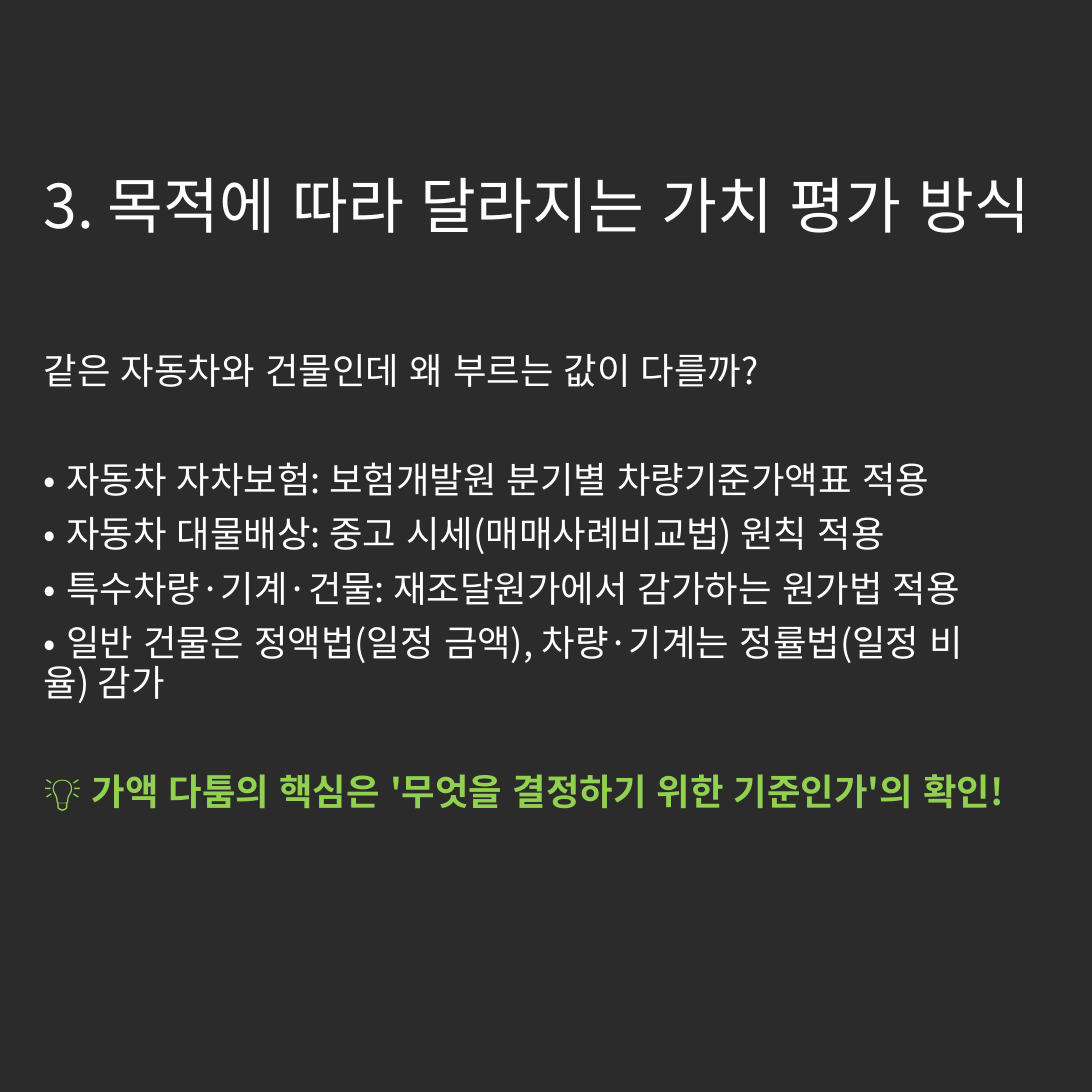
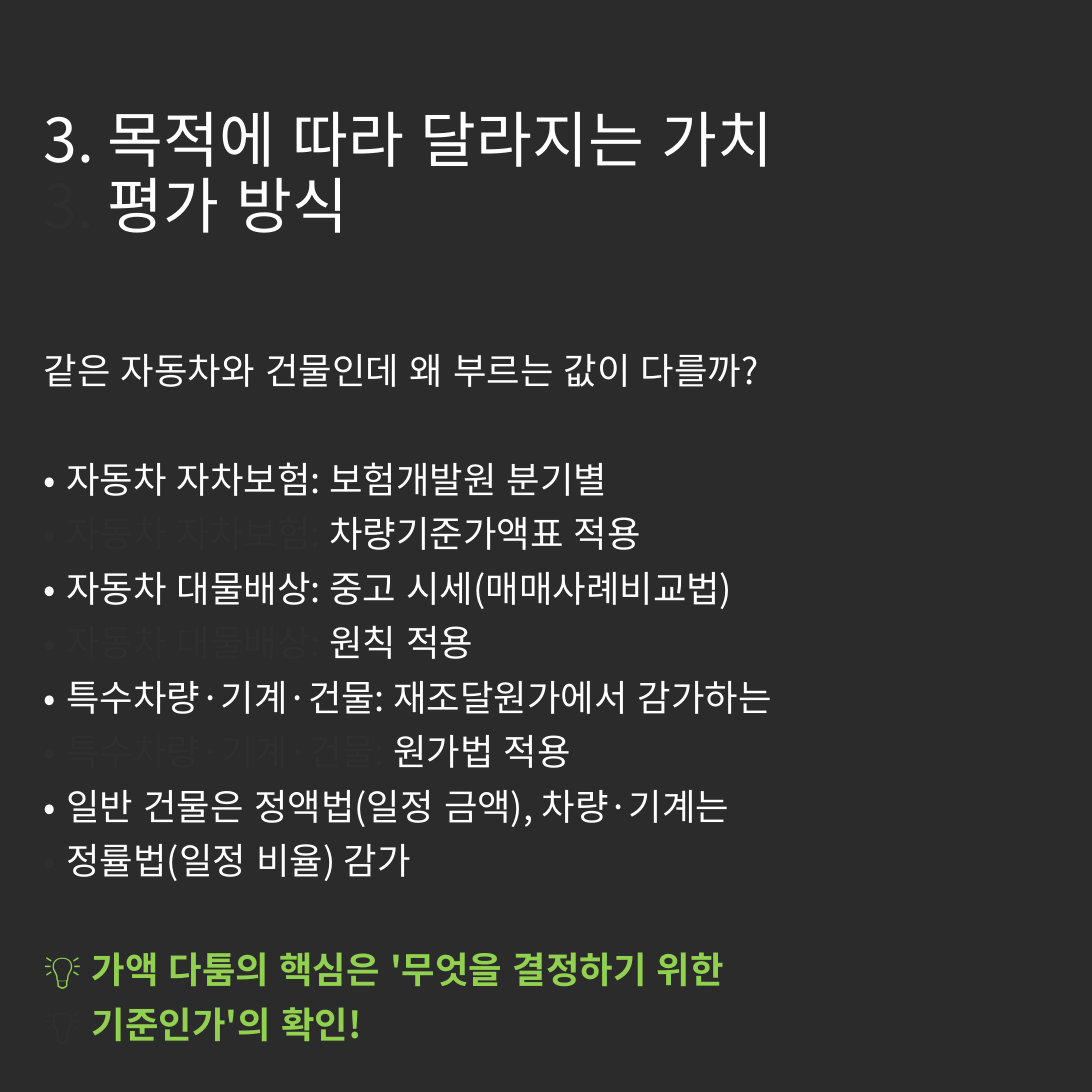
Before and after one commit to tladjuster00000029/brunch-SNS--auto, a slide deck: slide 4 of posts/images/generated_cards.pptx. Drawn at 1092x1092 pixels with LibreOffice and Linux fonts; fonts in the diff are those of the drawing; background and template pictures are left out; a plain dark background stands for a picture behind light text. Boxes give left, top, right and bottom in pixels: in the first picture for what was removed or moved away, otherwise in the second. Text is boxed around its words. In the diff, an @@ line names an element or a change of style, - is before the commit and + after.

```diff
--- a/posts/images/generated_cards.pptx
+++ b/posts/images/generated_cards.pptx
@@ title at [44, 111, 773, 246]: text changed @@
-3. 목적에 따라 달라지는 가치 평가 방식
+3. 목적에 따라 달라지는 가치
+3. 평가 방식
@@ subtitle at [66, 462, 772, 987]: text changed @@
-• 자동차 자차보험: 보험개발원 분기별 차량기준가액표 적용
-• 자동차 대물배상: 중고 시세(매매사례비교법) 원칙 적용
-• 특수차량·기계·건물: 재조달원가에서 감가하는 원가법 적용
-• 일반 건물은 정액법(일정 금액), 차량·기계는 정률법(일정 비율) 감가
-💡 가액 다툼의 핵심은 '무엇을 결정하기 위한 기준인가'의 확인!
+• 자동차 자차보험: 보험개발원 분기별
+• 자동차 자차보험: 차량기준가액표 적용
+• 자동차 대물배상: 중고 시세(매매사례비교법)
+• 자동차 대물배상: 원칙 적용
+• 특수차량·기계·건물: 재조달원가에서 감가하는
+• 특수차량·기계·건물: 원가법 적용
+• 일반 건물은 정액법(일정 금액), 차량·기계는
+• 정률법(일정 비율) 감가
+💡 가액 다툼의 핵심은 '무엇을 결정하기 위한
+💡 기준인가'의 확인!
```
Also in this commit, not shown: 4 other slides changed, 7 other files.
